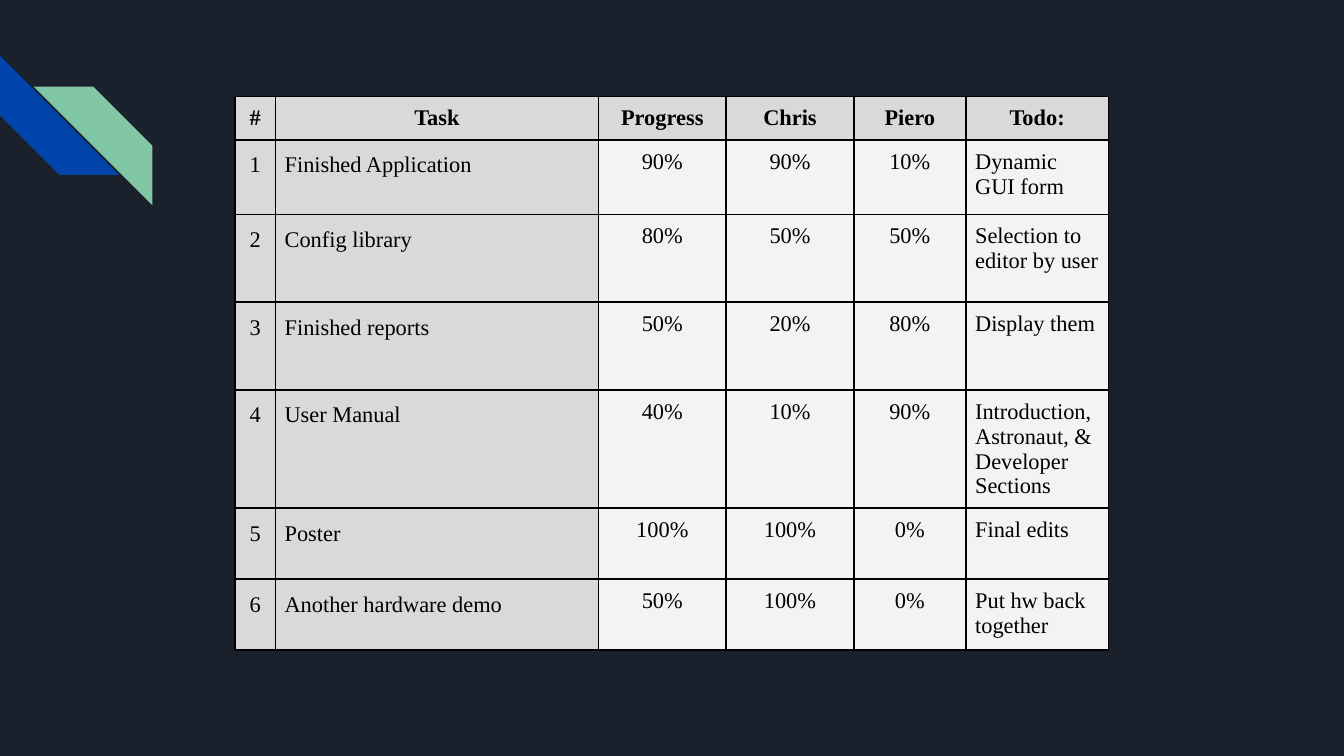
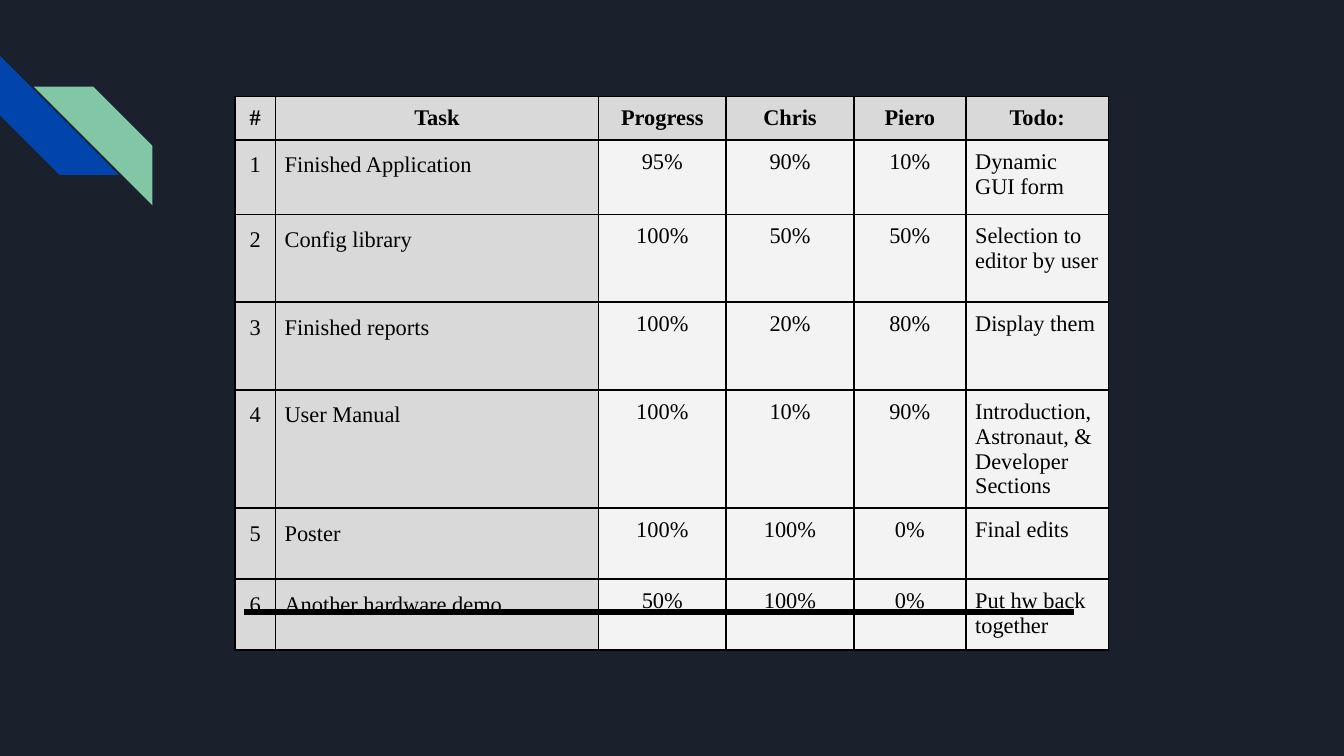
Before and after one commit to killsap/automated-multi-cycle-farming-in-space-website, a slide deck: slide 3 of docs/Milestone6Presentation.pptx. Drawn at 1344x756 pixels with LibreOffice and Linux fonts; fonts in the diff are those of the drawing. Boxes give left, top, right and bottom in pixels: in the first picture for what was removed or moved away, otherwise in the second. Text is boxed around its words. In the diff, an @@ line names an element or a change of style, - is before the commit and + after.

Commit message:
update

```diff
--- a/docs/Milestone6Presentation.pptx
+++ b/docs/Milestone6Presentation.pptx
@@ table at [235,97,1107,642] @@
-row 2, column 3: 90%
+row 2, column 3: 95%
-row 3, column 3: 80%
+row 3, column 3: 100%
-row 4, column 3: 50%
+row 4, column 3: 100%
-row 5, column 3: 40%
+row 5, column 3: 100%
@@ line added from (245, 612) to (1074, 612), #000000 3 pt @@
```
Also in this commit, not shown: 1 other slide changed, 15 slides added, 6 slides removed.
